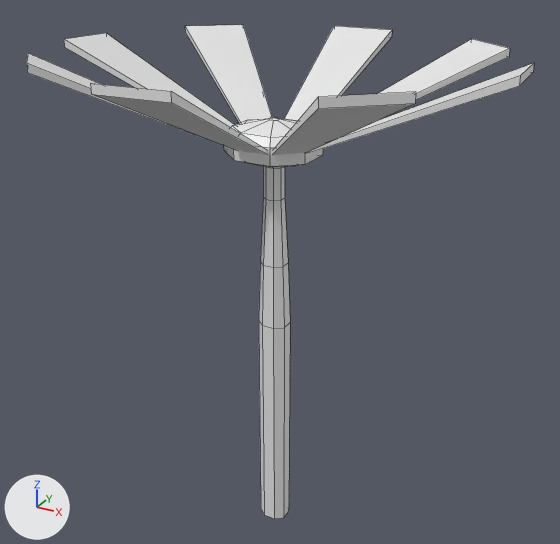
Renders of the Blender file models/flower.blend from each side of a commit.
Camera for both pictures: a 50 mm camera at (46.7, -83.6, 14.7) aimed at (-0.1, 1.5, -27.8). Lighting does not change. The marker at lower left points along +X, +Y and +Z. Mesh edges are drawn as thin lines.

Script lines for the objects in view, before the commit:
```python
me_cube_001 = bpy.data.meshes.new('Cube.001')
me_cube_001.from_pydata(...)  # 145 vertices, 122 faces; spans x -10.1..10.4, y -10.5..10.0, z -25.4..0.7
ob_cube = bpy.data.objects.new('Cube', me_cube_001)
ob_cube.location = (0.0, 0.0, 0.0)
ob_cube.scale = (2.88, 2.64, 2.64)
```
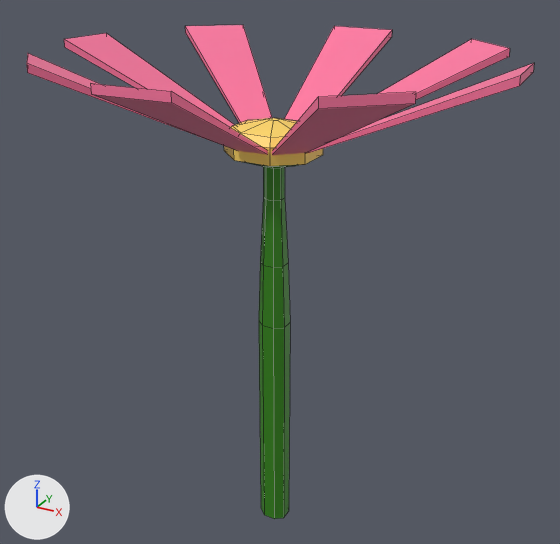
The newer file is also turned or shifted as a whole; pictures and numbers use the older file's frame.

Edits to the bpy script that builds the scene:
```text
Add mat_green:
    mat_green = principled_material('Green')
    mat_green.base_color = (0.0319, 0.235, 0.00478)  # green #32850f
Add mat_pink:
    mat_pink = principled_material('Pink')
    mat_pink.base_color = (1.0, 0.188, 0.361)  # pink #ff78a2
Add mat_yellow:
    mat_yellow = principled_material('Yellow')
    mat_yellow.base_color = (1.0, 0.694, 0.133)  # yellow #ffd966
Change me_cube_001:
    where me_cube_001.from_pydata(...)  # 145 vertices, 122 faces; spans x -10.1..10.4, y -10.5..10.0, z -25.4..0.7
    used by ob_cube; location = (0.0, 0.0, 0.0); scale = (2.88, 2.64, 2.64)
    me_cube_001 part 1: all 49 faces centred in x -1.7..1.8, y -1.9..1.5, z -25.4..-4.2 switch from no material to mat_green (green #32850f)
    me_cube_001 part 2: 25 of the faces centred in x -2.0..2.1, y -2.3..1.8, z -3.6..-2.4 switch from no material to mat_yellow (yellow #ffd966)
    me_cube_001 part 3: 48 of the faces centred in x -10.1..10.3, y -10.5..10.0, z -3.6..0.5 switch from no material to mat_pink (pink #ff78a2)
```

Pixel boxes [x1, y1, x2, y2] of what changed, in the pictures (560 x 544 px):
part 1 of me_cube_001, recoloured (grey to green)
    both: [240, 161, 297, 519]
part 2 of me_cube_001, recoloured (white to yellow)
    both: [224, 118, 323, 166]
part 3 of me_cube_001, recoloured (white to pink)
    both: [27, 25, 534, 155]
